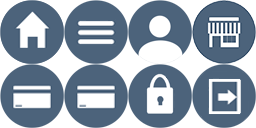
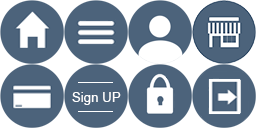
Comparing the layer stacks of the two (256, 128) images. Changes:
added layer "Shape 3 copy" above "Shape 3" over bbox(78, 82, 113, 83)
added layer "Shape 3" above "Sign UP" over bbox(78, 111, 113, 112)
added layer "Sign UP" above "Layer 6" over bbox(72, 92, 121, 105)
moved "Layer 13" above "Layer 12" over bbox(0, 0, 64, 64)
removed layer "Layer 10" over bbox(0, 0, 64, 64)
painted on "Layer 8" over bbox(76, 84, 117, 110)
